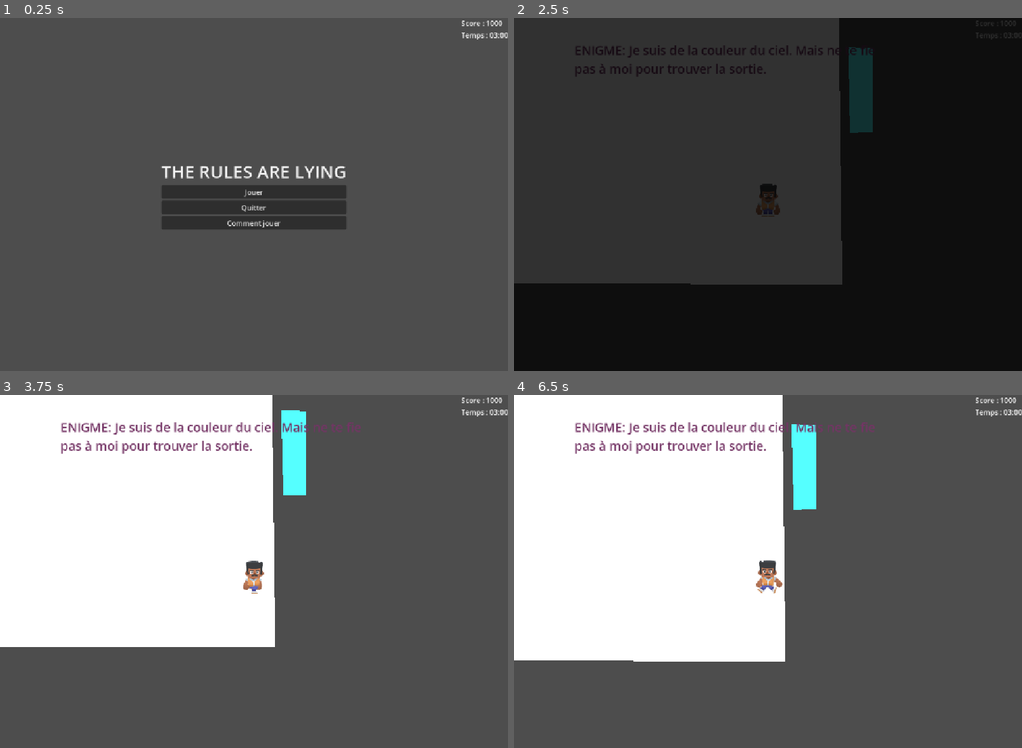
Above: before the commit, frames 1-4 (two rows, left to right).
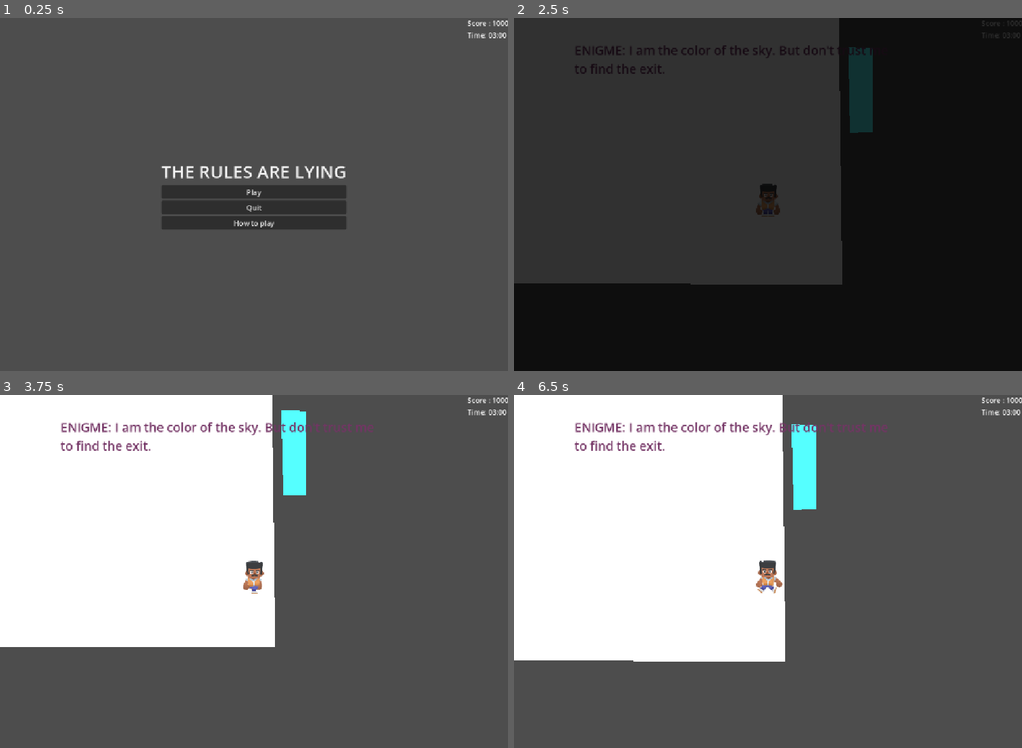
Above: after the commit, the same moments.

Repository: schekina2/TheRulesAreLying
Game: Godot game, scene res://main_menu.tscn
Two runs of this game, one before a commit and one after it. Both use one fixed random seed, a clock stepped at 60 frames per second and the inputs below.
Inputs:
- Up to frame 1 (0.25 s): no input
- Up to frame 2 (2.5 s): click "Comment jouer" (after the commit: "How to play") at 0.5 s; click "Retour" (after the commit: "Back") at 1.25 s; click "Jouer" (after the commit: "Play") at 2 s
- Up to frame 3 (3.75 s): tap Enter at 2.75 s; hold Right (ui_right) 2.78-3.53 s; tap R at 2.85 s; tap M at 3.05, 3.6 s; hold Down (ui_down) from 3.53 s (still down)
- Up to frame 4 (6.5 s): tap R at 3.8, 4.35, 5.3, 5.85 s; release Down (ui_down) at 4.28 s; hold Right (ui_right) 4.28-5.03 s; tap M at 4.55, 5.1, 6.05 s; hold Up (ui_up) 5.03-5.78 s; hold Left (ui_left) from 5.78 s (still down)

The runs differ from the first frame. In frame 1, 0.4% of the frame differs, in the area x 44-100%, y 0-60%; in frame 2, 0.6%; in frame 3, 1.5%, in the area x 11-100%, y 0-17%; in frame 4, 1.5%.

Commit message:
translated all in-game text to English for jam submission

Diff:
--- a/level_1.tscn
+++ b/level_1.tscn
@@ -83,5 +83,5 @@
 offset_bottom = -620.0
 theme_override_colors/font_color = Color(0.45490196, 0.20392157, 0.39607844, 1)
 theme_override_font_sizes/font_size = 28
-text = "ENIGME: Je suis de la couleur du ciel. Mais ne te fie pas à moi pour trouver la sortie."
+text = "ENIGME: I am the color of the sky. But don't trust me to find the exit."
 autowrap_mode = 2
--- a/level_2.tscn
+++ b/level_2.tscn
@@ -83,5 +83,6 @@
 offset_bottom = 403.0
 theme_override_colors/font_color = Color(0.45490196, 0.20392157, 0.39607844, 1)
 theme_override_font_sizes/font_size = 28
-text = "ENIGME : La zone rouge brûle à l'œil.
-Le calme n'a jamais été un gage de sécurité."
+text = "ENIGME : The red zone burns the eye.
+Calm was
+never a guarantee of safety."
--- a/level_3.tscn
+++ b/level_3.tscn
@@ -69,5 +69,5 @@
 offset_bottom = 302.0
 theme_override_colors/font_color = Color(0.45490196, 0.20392157, 0.39607844, 1)
 theme_override_font_sizes/font_size = 28
-text = "ENIGME: Ceci est la fin.
-Mais une fin, ça se prouve, ça ne s'annonce pas."
+text = "ENIGME: This is the end. But an
+ending must be proven, not announced."
--- a/main_menu.tscn
+++ b/main_menu.tscn
@@ -40,15 +40,15 @@
 
 [node name="PlayButton" type="Button" parent="Layout" unique_id=358891338]
 layout_mode = 2
-text = "Jouer"
+text = "Play"
 
 [node name="QuitButton" type="Button" parent="Layout" unique_id=1229119163]
 layout_mode = 2
-text = "Quitter"
+text = "Quit"
 
 [node name="HowToPlayButton" type="Button" parent="Layout" unique_id=785860164]
 layout_mode = 2
-text = "Comment jouer"
+text = "How to play"
 
 [node name="InstructionsPanel" type="PanelContainer" parent="." unique_id=1700308079]
 visible = false
@@ -73,15 +73,15 @@
 
 [node name="CloseInstructionsButton" type="Button" parent="InstructionsPanel/VBoxContainer" unique_id=1160645353]
 layout_mode = 2
-text = "Retour"
+text = "Back"
 
 [node name="InstructionsLabel" type="Label" parent="InstructionsPanel/VBoxContainer" unique_id=1820263065]
 layout_mode = 2
 theme_override_font_sizes/font_size = 24
-text = "Déplace-toi avec les flèches directionnelles.
+text = "Move with the arrow keys.
 
-Explore chaque salle. Trouve la sortie.
+Explore each room. Find the exit.
 
-Rien n'est jamais tout à fait ce qu'il semble être."
+Nothing is ever quite what it seems."
 horizontal_alignment = 1
 autowrap_mode = 2
--- a/scripts/hud.gd
+++ b/scripts/hud.gd
@@ -19,10 +19,10 @@
 func _on_time_changed(new_time: float) -> void:
 	var m := int(new_time / 60.0)
 	var s := int(new_time) % 60
-	time_label.text = "Temps : %02d:%02d" % [m, s]
+	time_label.text = "Time: %02d:%02d" % [m, s]
 
 func _on_game_over() -> void:
-	game_over_label.text = "GAME OVER\nScore final : %d\n\nAppuie sur R pour recommencer\nou sur M pour le menu" % GameManager.score
+	game_over_label.text = "GAME OVER\nFinal score: %d\n\nPress R to restart\nor M for the menu" % GameManager.score
 	game_over_label.visible = true
 
 func _unhandled_input(event: InputEvent) -> void:
--- a/scripts/level_1.gd
+++ b/scripts/level_1.gd
@@ -9,7 +9,7 @@
 
 func _ready() -> void:
 	start_position = player.global_position
-	rule_label.text = "Je suis de la couleur du ciel. Mais ne te fie pas à moi pour trouver la sortie."
+	rule_label.text = "I am the color of the sky. But don't trust me to find the exit."
 	GameManager.timer_active = true
 
 	fake_door.lie_discovered.connect(_on_lie_discovered)
@@ -18,8 +18,8 @@
 	Transition.fade_in()
 
 func _on_lie_discovered() -> void:
-	rule_label.text = "MENSONGE. -100 points, -10s. Réessaie."
+	rule_label.text = "LIE. -100 points, -10s. Try again."
 	player.global_position = start_position
 
 func _on_true_exit_reached() -> void:
-	rule_label.text = "Tu as trouvé la vraie sortie. +50 points."
+	rule_label.text = "You found the real exit. +50 points."
--- a/scripts/level_2.gd
+++ b/scripts/level_2.gd
@@ -9,7 +9,7 @@
 
 func _ready() -> void:
 	start_position = player.global_position
-	rule_label.text = "La zone rouge brûle à l'œil. Le calme n'a jamais été un gage de sécurité."
+	rule_label.text = "The red zone burns the eye. Calm was never a guarantee of safety."
 
 	fake_zone.lie_discovered.connect(_on_lie_discovered)
 	real_zone.true_exit_reached.connect(_on_true_exit_reached)
@@ -17,8 +17,8 @@
 	Transition.fade_in()
 
 func _on_lie_discovered() -> void:
-	rule_label.text = "MENSONGE. -100 points, -10s. Le calme cachait le piège."
+	rule_label.text = "LIE. -100 points, -10s. Calm was hiding the trap."
 	player.global_position = start_position
 
 func _on_true_exit_reached() -> void:
-	rule_label.text = "Tu as trouvé la vraie sortie. +50 points."
+	rule_label.text = "You found the real exit. +50 points."
--- a/scripts/level_3.gd
+++ b/scripts/level_3.gd
@@ -1,14 +1,12 @@
 extends Node2D
 
-@onready var rule_label: Label = $UI/RuleBox/RuleLabel
+@onready var rule_label: Label = $UI/RuleLabel
 @onready var final_zone: Area2D = $FinalReveal
 
 func _ready() -> void:
-	rule_label.text = "Ceci est la fin. Mais une fin, ça se prouve, ça ne s'annonce pas."
+	rule_label.text = "This is the end. But an ending must be proven, not announced."
 	final_zone.true_exit_reached.connect(_on_final_reveal)
-	Transition.fade_in()
 
 func _on_final_reveal() -> void:
-	rule_label.text = "MENSONGE. Il n'y a jamais eu de fin. Recommence, et regarde mieux."
-	await get_tree().create_timer(2.5).timeout
-	Transition.change_scene("res://level_1.tscn")
+	rule_label.text = "CONGRATULATIONS. You understood: every rule here was a lie. Thanks for playing."
+	GameManager.timer_active = false
